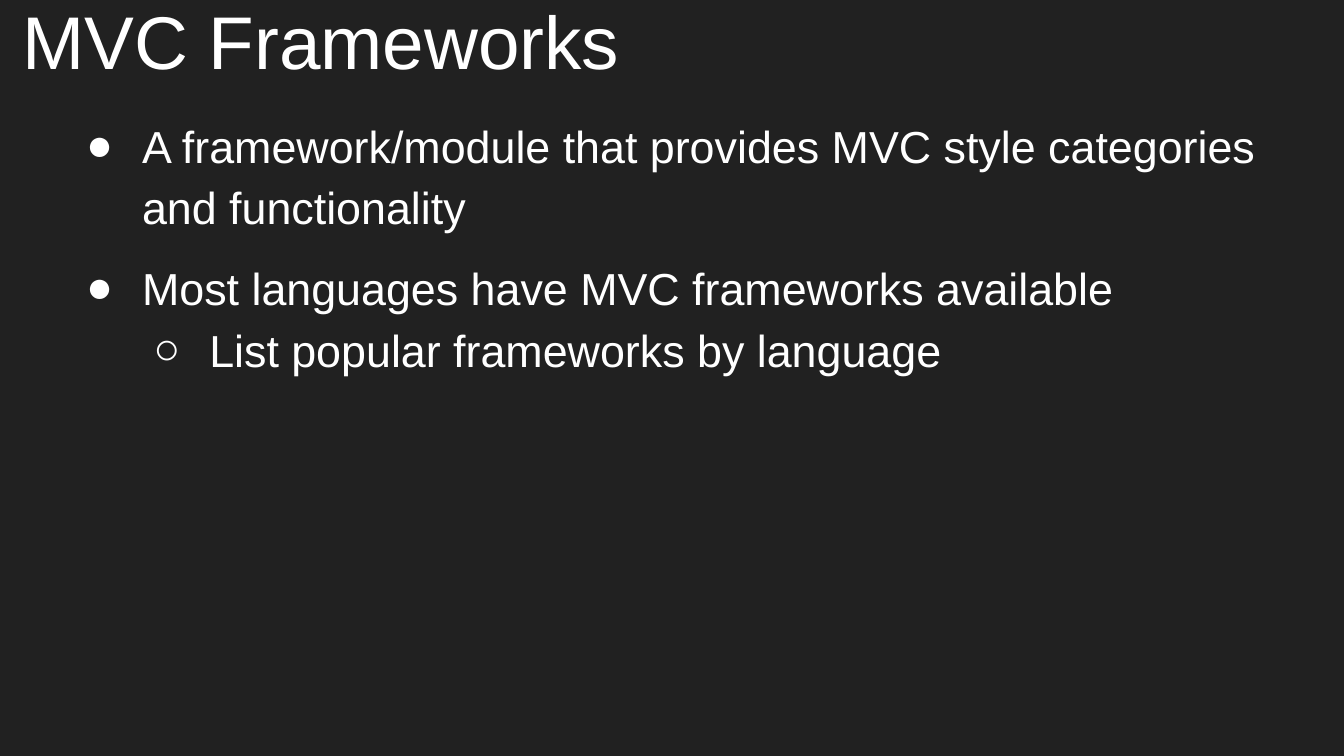
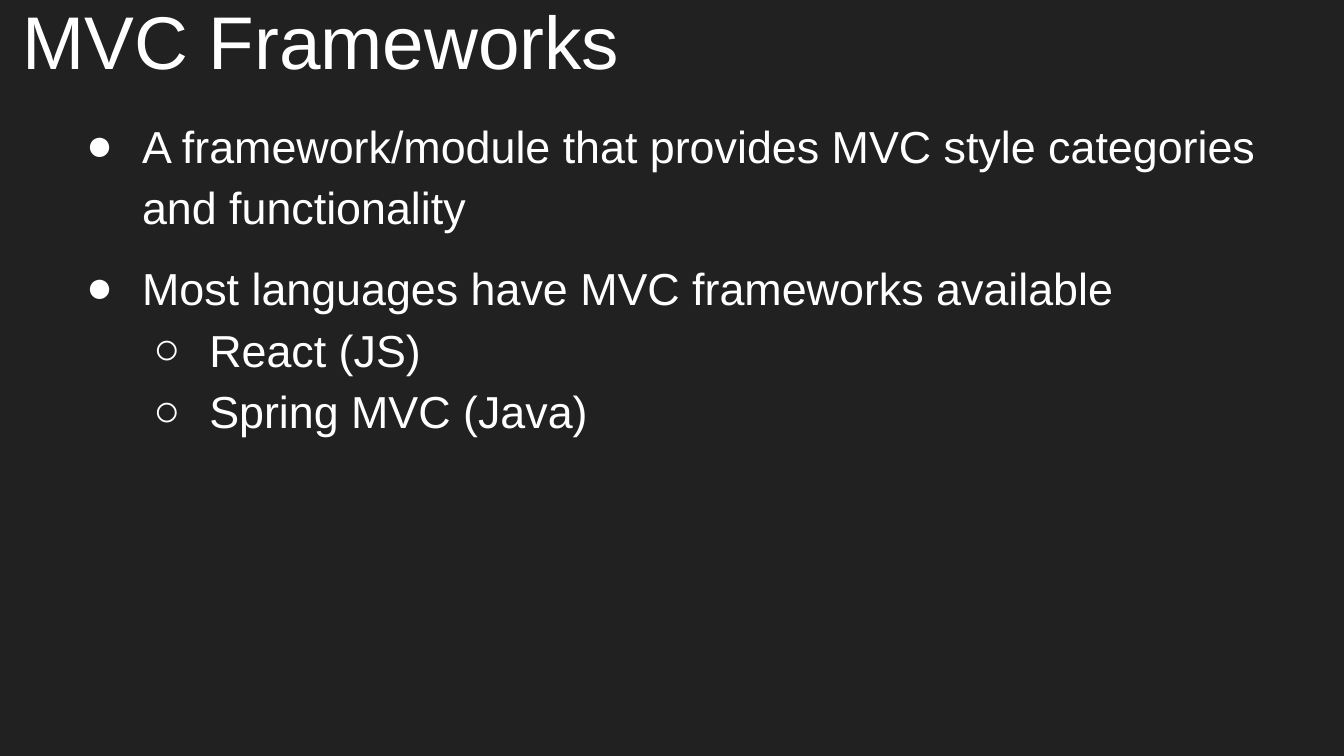
Before and after one commit to aleesham/lc101-unit2, a slide deck: slide 7 of slides/Unit 2 - LC 101 - Class 12.pptx (slide 4 before the commit). Drawn at 1344x756 pixels with LibreOffice and Linux fonts; fonts in the diff are those of the drawing. Boxes give left, top, right and bottom in pixels: in the first picture for what was removed or moved away, otherwise in the second. Text is boxed around its words. In the diff, an @@ line names an element or a change of style, - is before the commit and + after.

```diff
--- a/slides/Unit 2 - LC 101 - Class 12.pptx
+++ b/slides/Unit 2 - LC 101 - Class 12.pptx
@@ text at bbox=[209, 334, 588, 437]: text changed @@
-  ○ List popular frameworks by language
+  ○ React (JS)
+  ○ Spring MVC (Java)
```
Also in this commit, not shown: 5 slides added.
